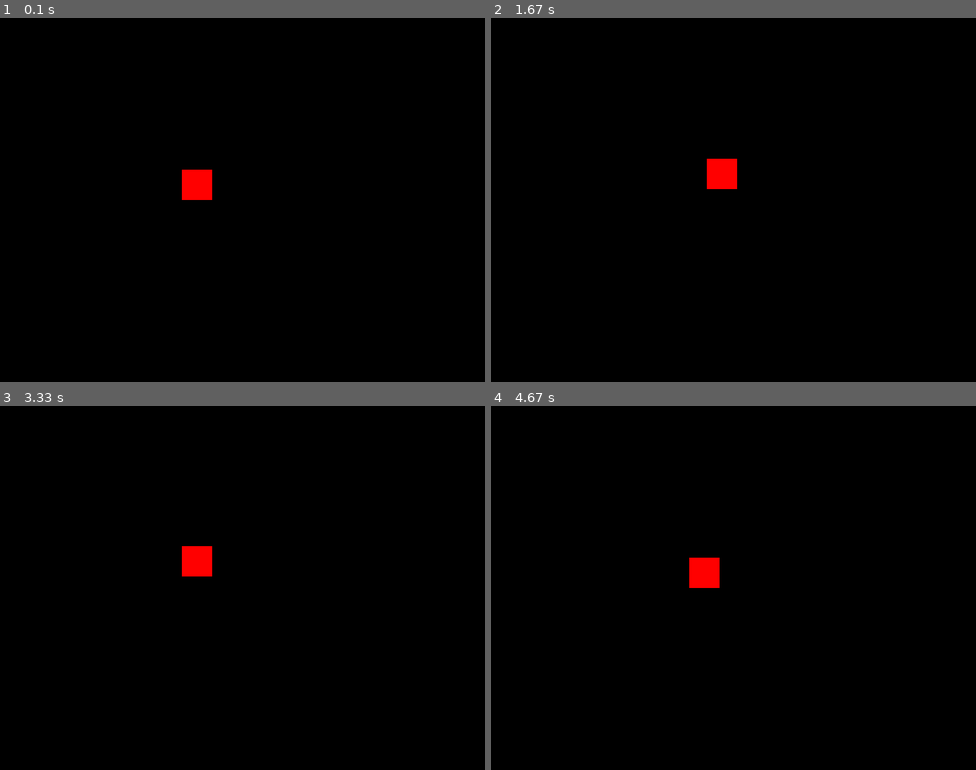
Above: before the commit, frames 1-4 (two rows, left to right).
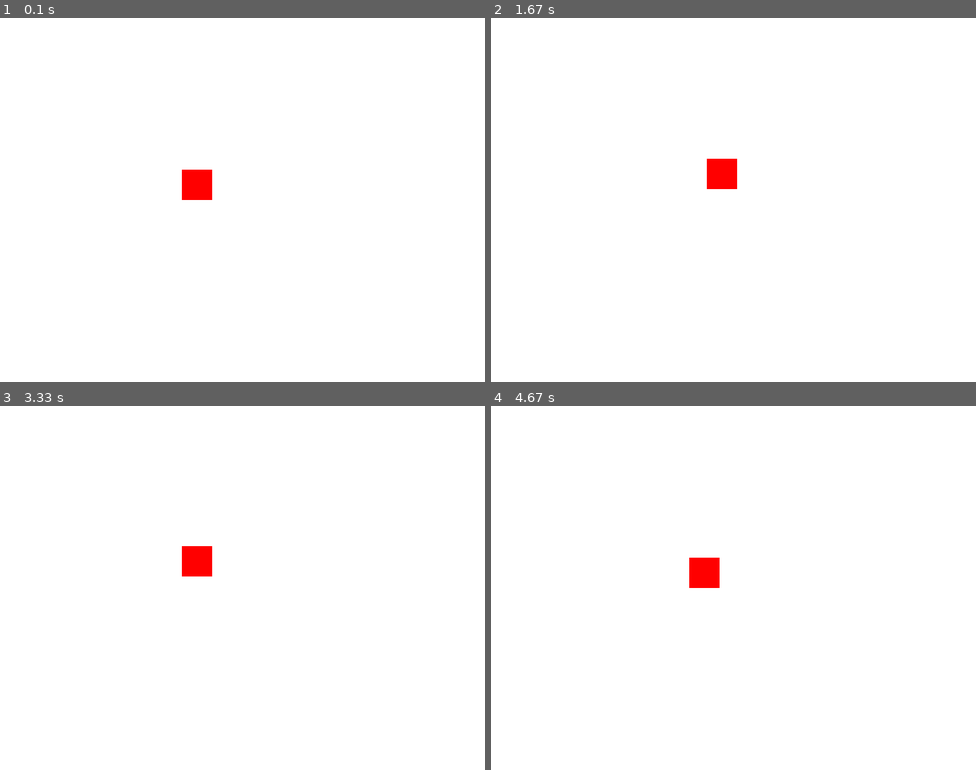
Above: after the commit, the same moments.

Repository: fischereuofg/PyGameP1
Game: pygame game, started from main.py
Same seed, same stepped clock (60 frames per second), same inputs: the game is played once before the commit and once after it.
Inputs:
- Up to frame 1 (0.1 s): no input
- Up to frame 2 (1.67 s): hold D 0.33-0.8 s; hold W 0.83-1.13 s; hold D 1.17-1.63 s
- Up to frame 3 (3.33 s): hold A 1.67-2.2 s; hold S 2.23-2.53 s; hold A 2.57-2.97 s; hold W from 3 s (still down)
- Up to frame 4 (4.67 s): release W at 3.37 s; hold D 3.4-4.03 s; hold S 4.07-4.43 s; hold A from 4.47 s (still down)

The runs differ from the first frame. In frame 1, 99% of the frame differs, in the area x 0-100%, y 0-100%; in frame 2, 99%; in frame 3, 99%; in frame 4, 99%.

Commit message:
Beginning to add a map

Diff:
--- a/main.py
+++ b/main.py
@@ -8,11 +8,20 @@
 screen = pygame.display.set_mode(SCREEN_SIZE)
 
 run=True
+clock = pygame.time.Clock()
 
 player = pygame.Rect((300,250,50,50))
 
+mapFile = open(r"map.txt","r")
+
+mapX=int(mapFile.readline())
+mapY=int(mapFile.readline())
+print("%d %d" %(mapX,mapY))
 while run:
-    screen.fill((0,0,0))
+    screen.fill((255,255,255))
+
+    clock.tick(60)
+
     pygame.draw.rect(screen,(255,0,0),player)
 
     key = pygame.key.get_pressed()
--- /dev/null
+++ b/map.txt
@@ -0,0 +1,18 @@
+16
+16
+1 1 1 1 1 1 1 1 1 1 1 1 1 1 1 1
+1 0 0 0 0 0 0 0 0 0 0 0 0 0 0 1
+1 0 0 0 0 0 0 0 0 0 0 0 0 0 0 1
+1 0 0 0 0 0 0 0 0 0 0 0 0 0 0 1
+1 0 0 0 0 0 0 0 0 0 0 0 0 0 0 1
+1 0 0 0 0 0 0 0 0 0 0 0 0 0 0 1
+1 0 0 0 0 0 0 0 0 0 0 0 0 0 0 1
+1 0 0 0 0 0 0 0 0 0 0 0 0 0 0 1
+1 0 0 0 0 0 0 0 0 0 0 0 0 0 0 1
+1 0 0 0 0 0 0 0 0 0 0 0 0 0 0 1
+1 0 0 0 0 0 0 0 0 0 0 0 0 0 0 1
+1 0 0 0 0 0 0 0 0 0 0 0 0 0 0 1
+1 0 0 0 0 0 0 0 0 0 0 0 0 0 0 1
+1 0 0 0 0 0 0 0 0 0 0 0 0 0 0 1
+1 0 0 0 0 0 0 0 0 0 0 0 0 0 0 1
+1 1 1 1 1 1 1 1 1 1 1 1 1 1 1 1
